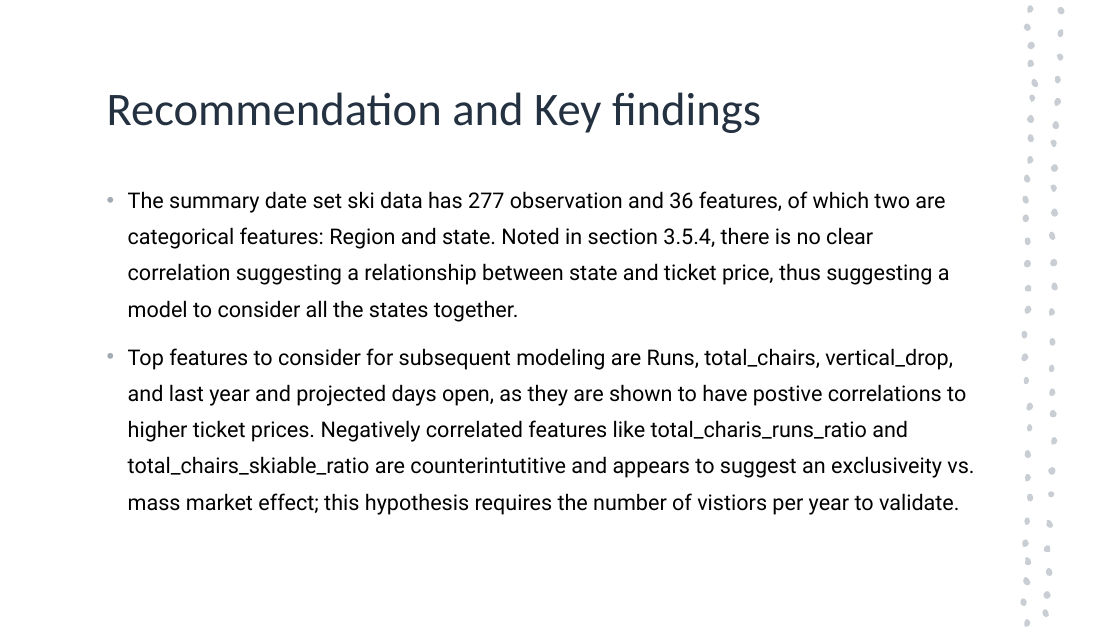
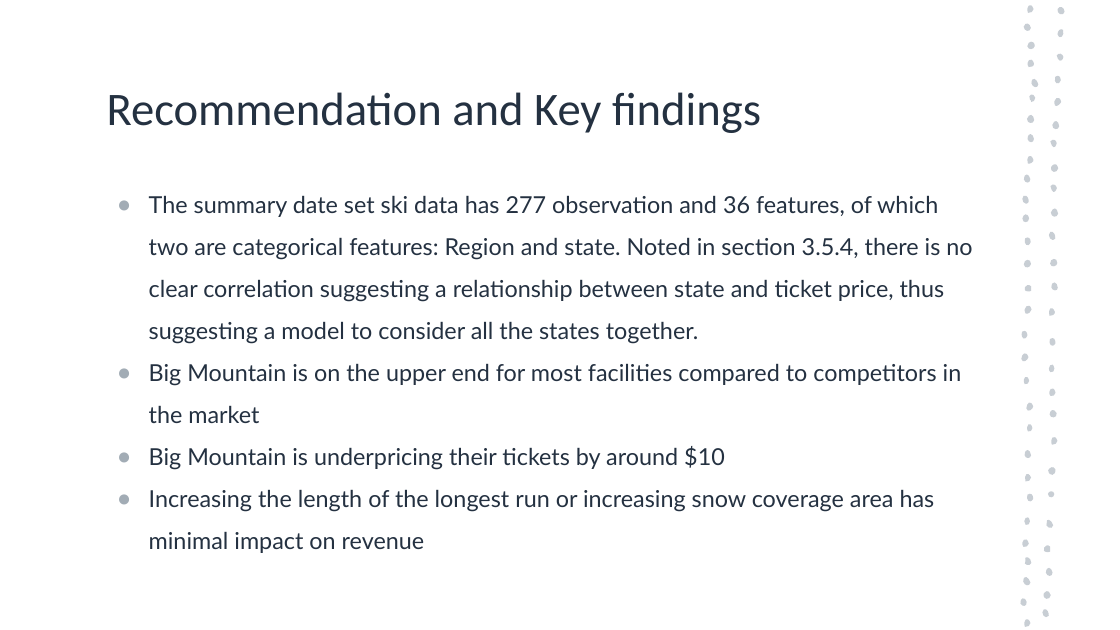
Before and after one commit to batkaw/DataScienceGuidedCapstone, a slide deck: slide 4 of big mountain project.pptm. Drawn at 1120x630 pixels with LibreOffice and Linux fonts; fonts in the diff are those of the drawing. Boxes give left, top, right and bottom in pixels: in the first picture for what was removed or moved away, otherwise in the second. Text is boxed around its words. In the diff, an @@ line names an element or a change of style, - is before the commit and + after.

```diff
--- a/big mountain project.pptm
+++ b/big mountain project.pptm
@@ text at [149,195,972,344]: size 18.5 to 20 pt, font Roboto to Lato, text colour #000000 to #243141 in "The summary date set ski data has ..."; bullet • to ●; line spacing 1.4 to 1.5; less space between paragraphs @@
@@ text at [149,363,962,553]: text changed; size 18.5 to 20 pt; font Roboto to Lato; text colour #000000 to #243141 @@
-• Top features to consider for subsequent modeling are Runs, total_chairs, vertical_drop, and last year and projected days open, as they are shown to have postive correlations to higher ticket prices. Negatively correlated features like total_charis_runs_ratio and total_chairs_skiable_ratio are counterintutitive and appears to suggest an exclusiveity vs. mass market effect; this hypothesis requires the number of vistiors per year to validate.
+● Big Mountain is on the upper end for most facilities compared to competitors in the market
+● Big Mountain is underpricing their tickets by around $10
+● Increasing the length of the longest run or increasing snow coverage area has minimal impact on revenue
```
Also in this commit, not shown: 4 other slides changed, 1 slide added.
